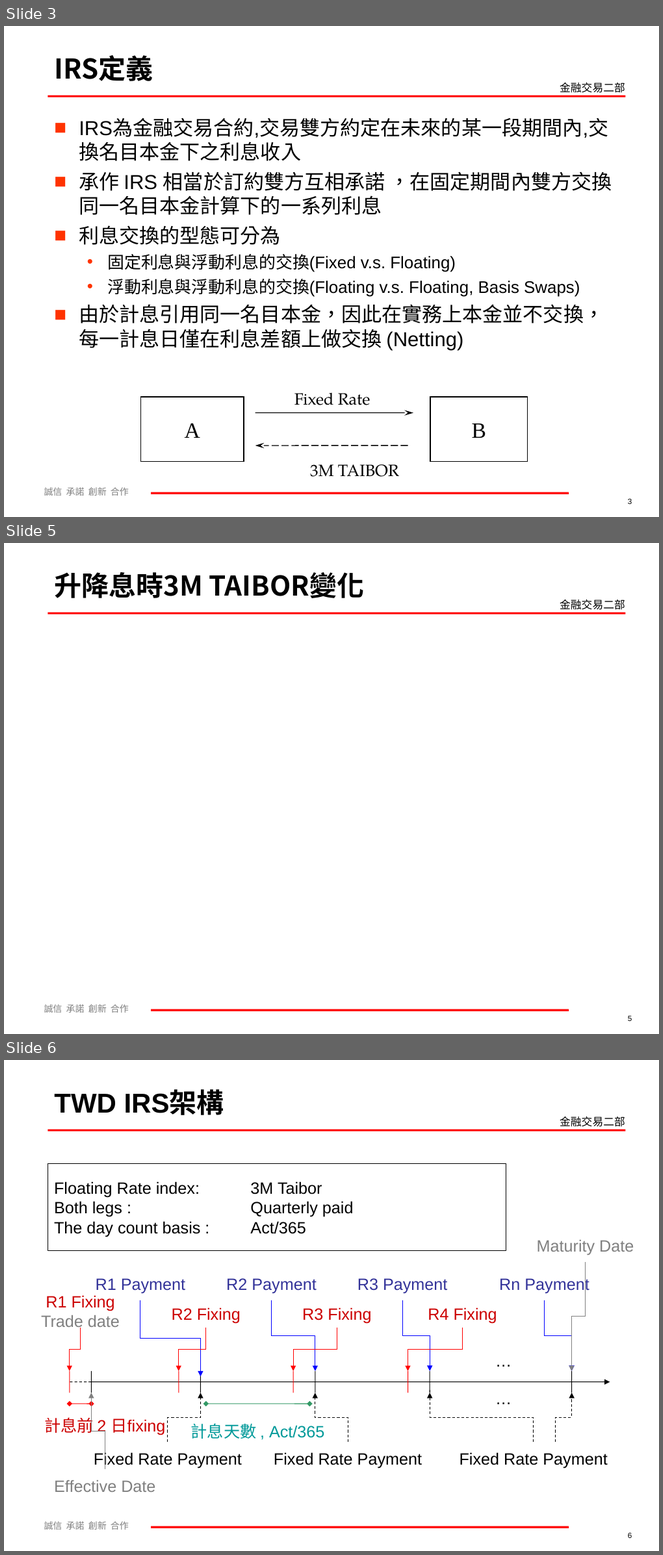
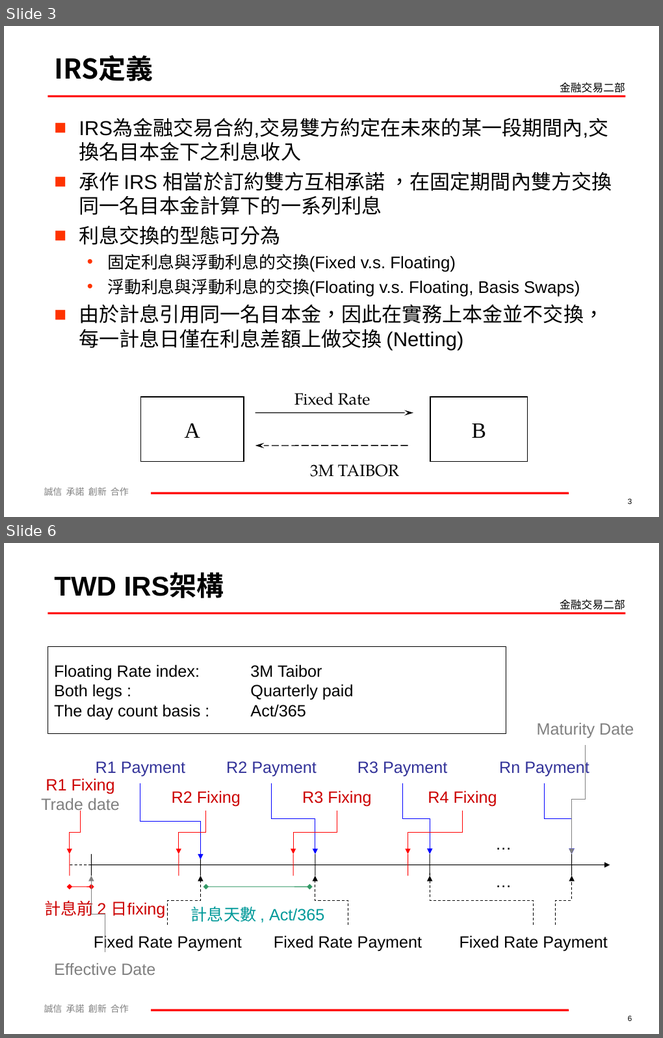
Before and after one commit to mark838308/Mark-Wang, a slide deck: 利率及衍生性商品介紹60分鐘課程_20250304.ppt. Shown one above the other, each under a label of ours: slides 3, 5 and 6 before the commit, slides 3 and 6 after it; the slides between them are not shown. The pictures are 663x1555 and 663x1038 pixels, drawn with LibreOffice and Linux fonts; fonts in the diff are those of the drawing; background and template pictures are left out. Boxes give left, top, right and bottom in pixels: in the first picture for what was removed or moved away, otherwise in the second. Text is boxed around its words. In the diff, an @@ line names an element or a change of style, - is before the commit and + after.

```diff
--- a/利率及衍生性商品介紹60分鐘課程_20250304.ppt
+++ b/利率及衍生性商品介紹60分鐘課程_20250304.ppt
@@ slide 5 removed at (4, 543, 659, 1034), background picture (left out); not listed: 4 template elements that a slide beside it also shows @@
@@ title removed at (54, 572, 365, 598) @@
-升降息時3M TAIBOR變化
@@ page number removed at (628, 1016, 633, 1021) @@
-5
```
Also in this commit, not shown: 3 slides changed, 1 slide added.
